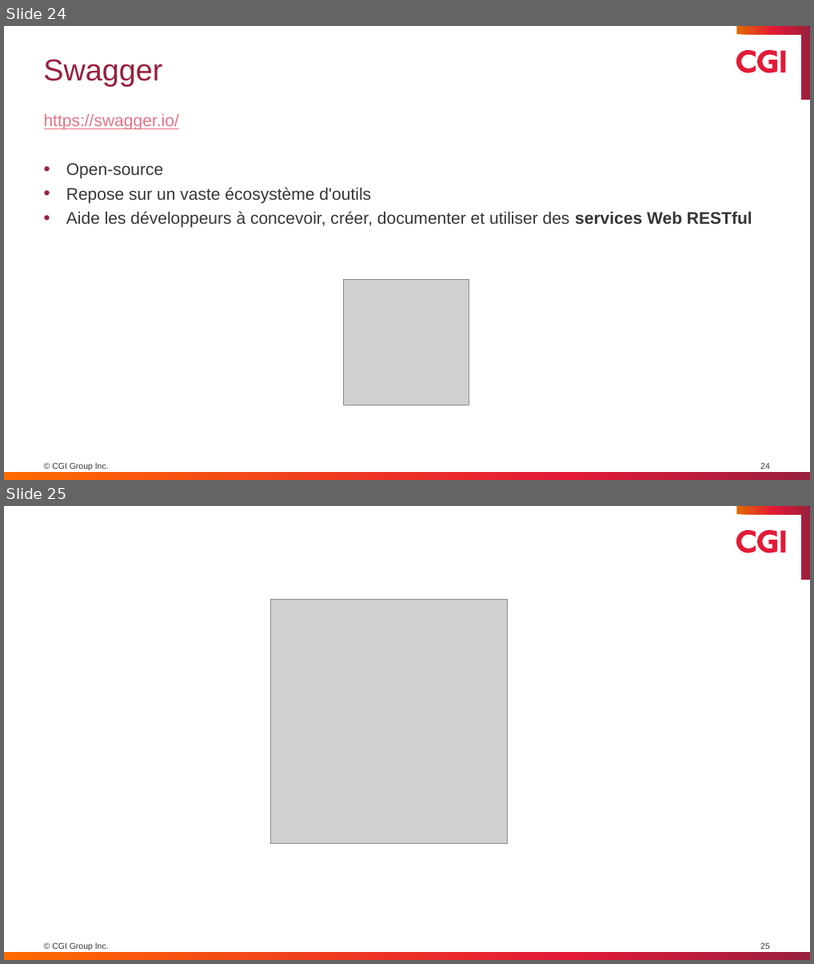
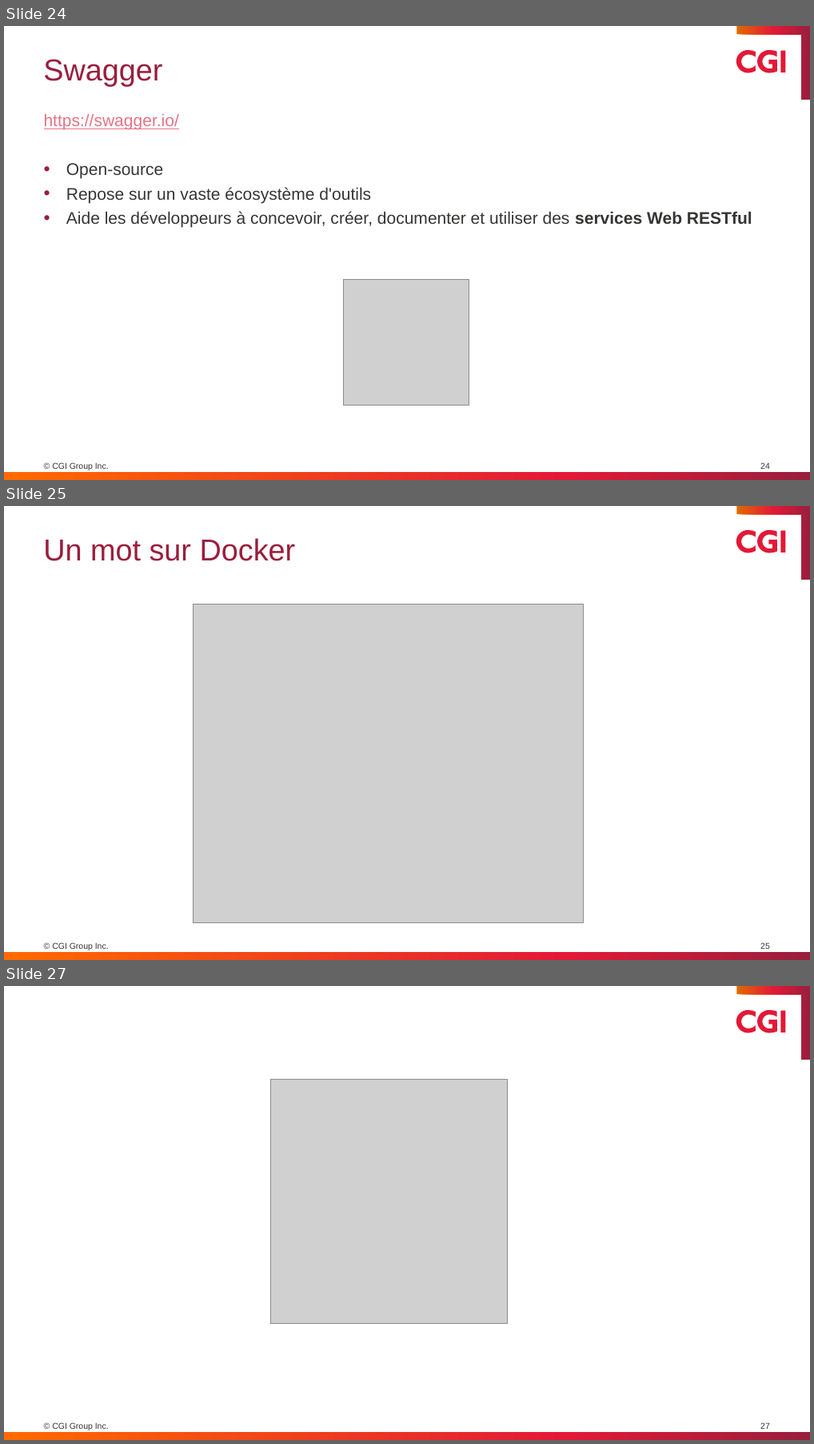
Before and after one commit to keuss/springboot-udev, a slide deck: U_DEV_Journées_Java_Formation-v2.pptx. Shown one above the other, each under a label of ours: slides 24 and 25 before the commit, slides 24, 25 and 27 after it; the slides between them are not shown. The pictures are 814x964 and 814x1444 pixels, drawn with LibreOffice and Linux fonts; fonts in the diff are those of the drawing; grey boxes stand for pictures. Boxes give left, top, right and bottom in pixels: in the first picture for what was removed or moved away, otherwise in the second. Text is boxed around its words. In the diff, an @@ line names an element or a change of style, - is before the commit and + after.

```diff
--- a/U_DEV_Journées_Java_Formation-v2.pptx
+++ b/U_DEV_Journées_Java_Formation-v2.pptx
@@ slide 25 added at box(4, 506, 810, 960), background #FFFFFF; not listed: 6 template elements that a slide beside it also shows @@
@@ title added at box(43, 538, 296, 561), 36 pt, text #991F3D @@
+Un mot sur Docker
@@ picture added at box(193, 604, 583, 923) @@
@@ page number added at box(761, 942, 770, 948), 10 pt, text #363534 @@
+25
@@ what was slide 25 is now slide 27 @@
@@ page number at box(761, 1422, 770, 1428): text changed @@
-25
+27
```
Also in this commit, not shown: 1 slide changed, 1 other slide added, 2 other files.
